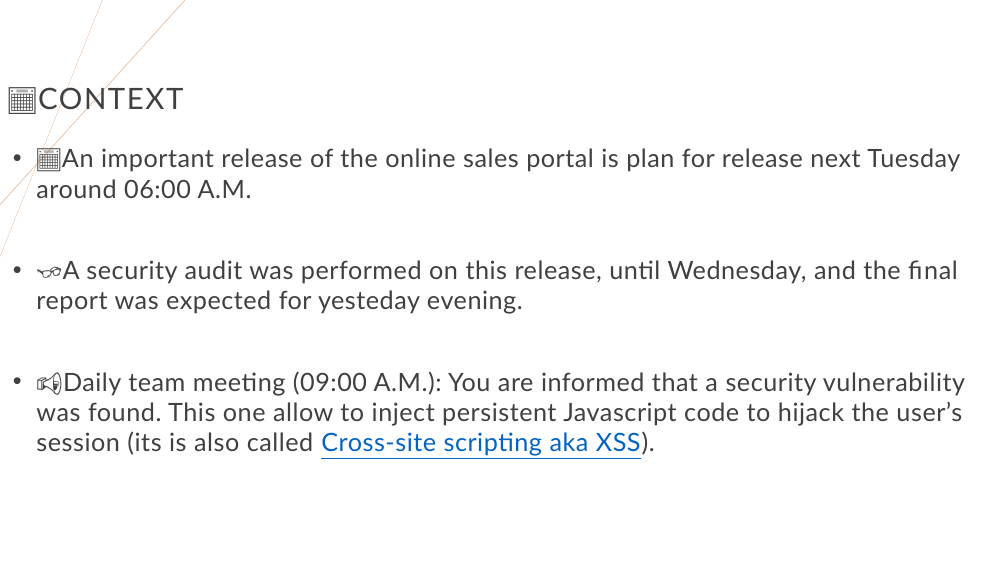
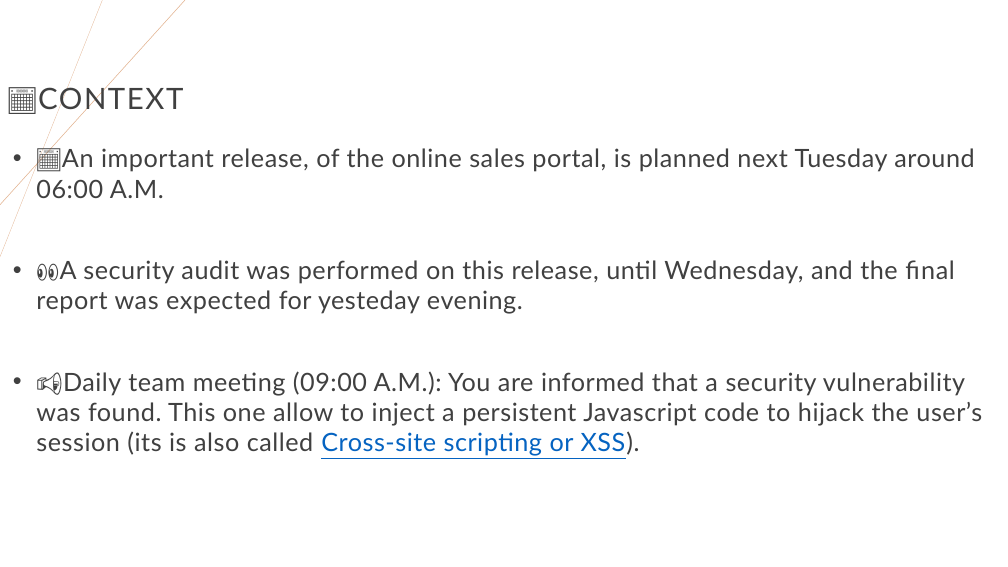
Before and after one commit to righettod/voxxeddays-lux-2024, a slide deck: slide 4 of presentation.pptx. Drawn at 1008x567 pixels with LibreOffice and Linux fonts; fonts in the diff are those of the drawing. Boxes give left, top, right and bottom in pixels: in the first picture for what was removed or moved away, otherwise in the second. Text is boxed around its words. In the diff, an @@ line names an element or a change of style, - is before the commit and + after.

```diff
--- a/presentation.pptx
+++ b/presentation.pptx
@@ text at <box>36,148,982,456</box>: text changed @@
-• 📅An important release of the online sales portal is plan for release next Tuesday around 06:00 A.M.
-• 👓A security audit was performed on this release, until Wednesday, and the final report was expected for yesteday evening.
-• 📢Daily team meeting (09:00 A.M.): You are informed that a security vulnerability was found. This one allow to inject persistent Javascript code to hijack the user’s session (its is also called Cross-site scripting aka XSS).
+• 📅An important release, of the online sales portal, is planned next Tuesday around 06:00 A.M.
+• 👀A security audit was performed on this release, until Wednesday, and the final report was expected for yesteday evening.
+• 📢Daily team meeting (09:00 A.M.): You are informed that a security vulnerability was found. This one allow to inject a persistent Javascript code to hijack the user’s session (its is also called Cross-site scripting or XSS).
```
Also in this commit, not shown: 19 other slides changed, 1 slide added.
